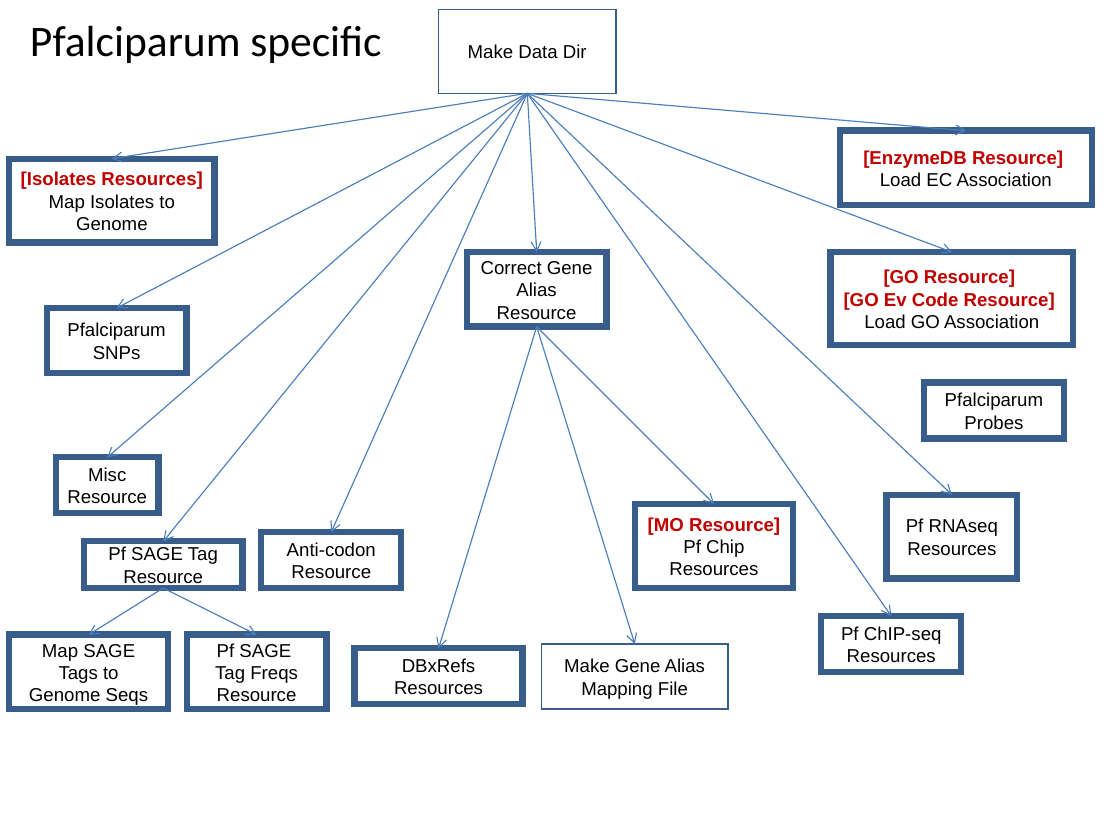
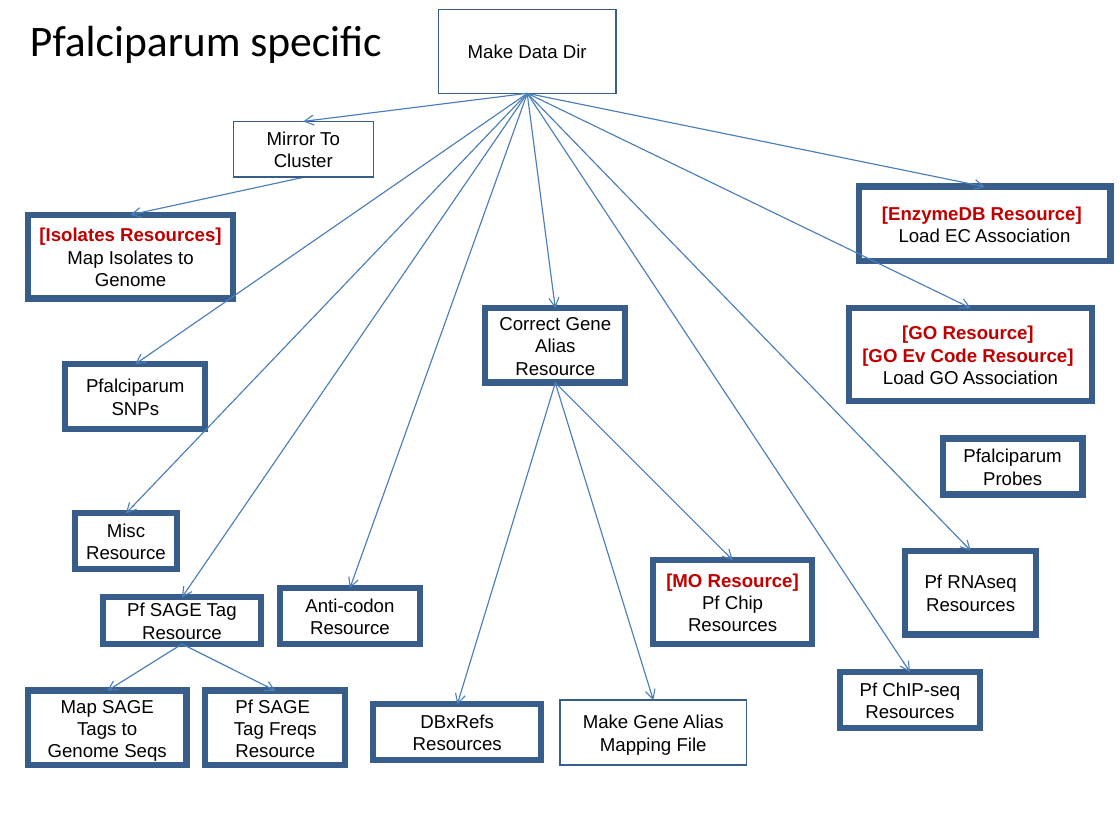
Before and after one commit to VEuPathDB/ApiCommonWorkflow, a slide deck: slide 10 of Main/doc/IntegratedWorkflow.ppt. Drawn at 1120x840 pixels with LibreOffice and Linux fonts; fonts in the diff are those of the drawing. Boxes give left, top, right and bottom in pixels: in the first picture for what was removed or moved away, otherwise in the second. Text is boxed around its words. In the diff, an @@ line names an element or a change of style, - is before the commit and + after.

```diff
--- a/Main/doc/IntegratedWorkflow.ppt
+++ b/Main/doc/IntegratedWorkflow.ppt
@@ arrow moved from (528, 93) - (164, 541) to (528, 93) - (125, 513) @@
@@ arrow moved from (528, 93) - (116, 308) to (528, 93) - (136, 364) @@
@@ arrow moved from (528, 93) - (108, 457) to (528, 93) - (181, 597) @@
@@ arrow moved from (528, 93) - (112, 159) to (528, 93) - (304, 121) @@
@@ arrow moved from (528, 93) - (332, 532) to (528, 93) - (349, 588) @@
@@ arrow moved from (528, 93) - (892, 616) to (528, 93) - (909, 672) @@
@@ arrow moved from (528, 93) - (952, 495) to (528, 93) - (971, 551) @@
@@ arrow moved from (528, 93) - (952, 252) to (528, 93) - (971, 308) @@
@@ arrow moved from (528, 93) - (965, 131) to (528, 93) - (984, 187) @@
@@ arrow moved from (528, 93) - (536, 252) to (528, 93) - (556, 308) @@
@@ rectangle added at box(233, 121, 373, 177), outline #385D8A 0.99 pt, 12 pt, text #000000 @@
+Mirror To Cluster
@@ arrow added from (304, 177) to (131, 215), #4A7EBB 0.74 pt @@
@@ 16 rectangles, 5 arrows: place and size @@
-16 rectangles, 5 arrows at box(9, 131, 1092, 710)
+16 rectangles, 5 arrows at box(28, 187, 1111, 766)
```
Also in this commit, not shown: 33 other slides changed.
